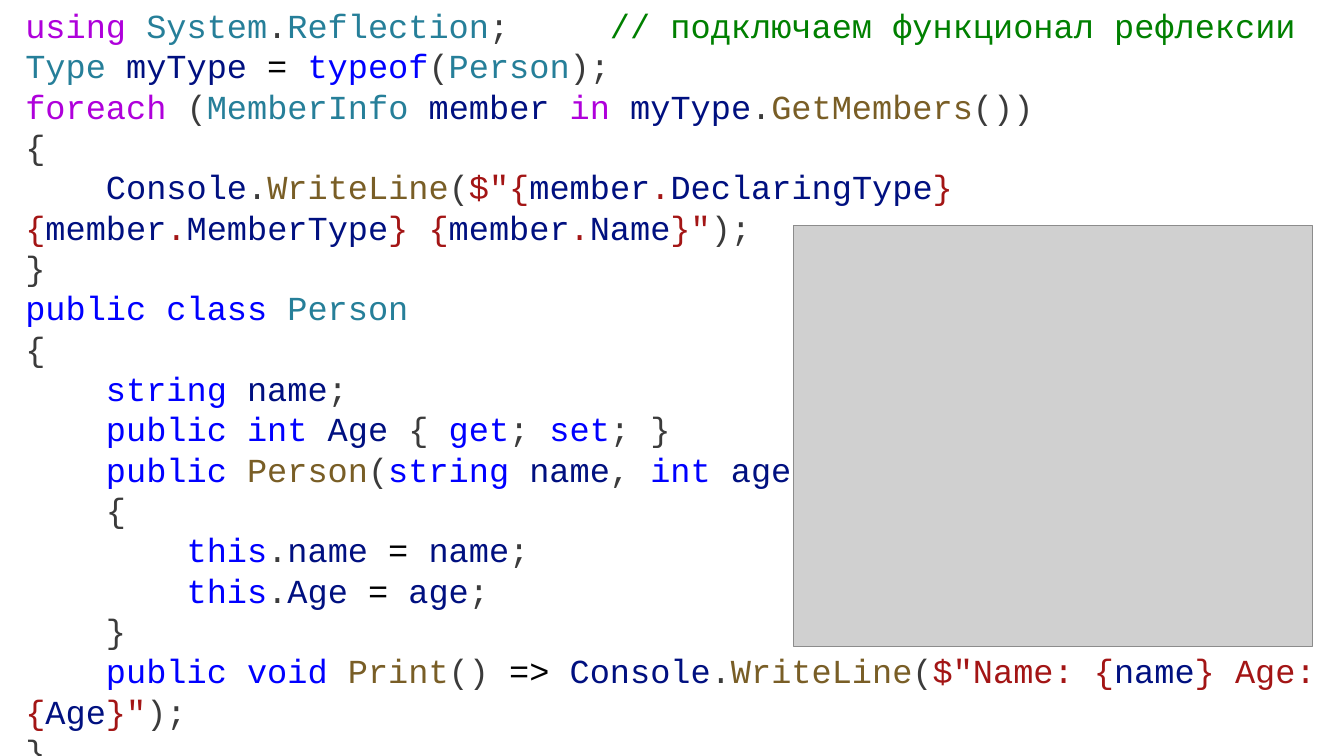
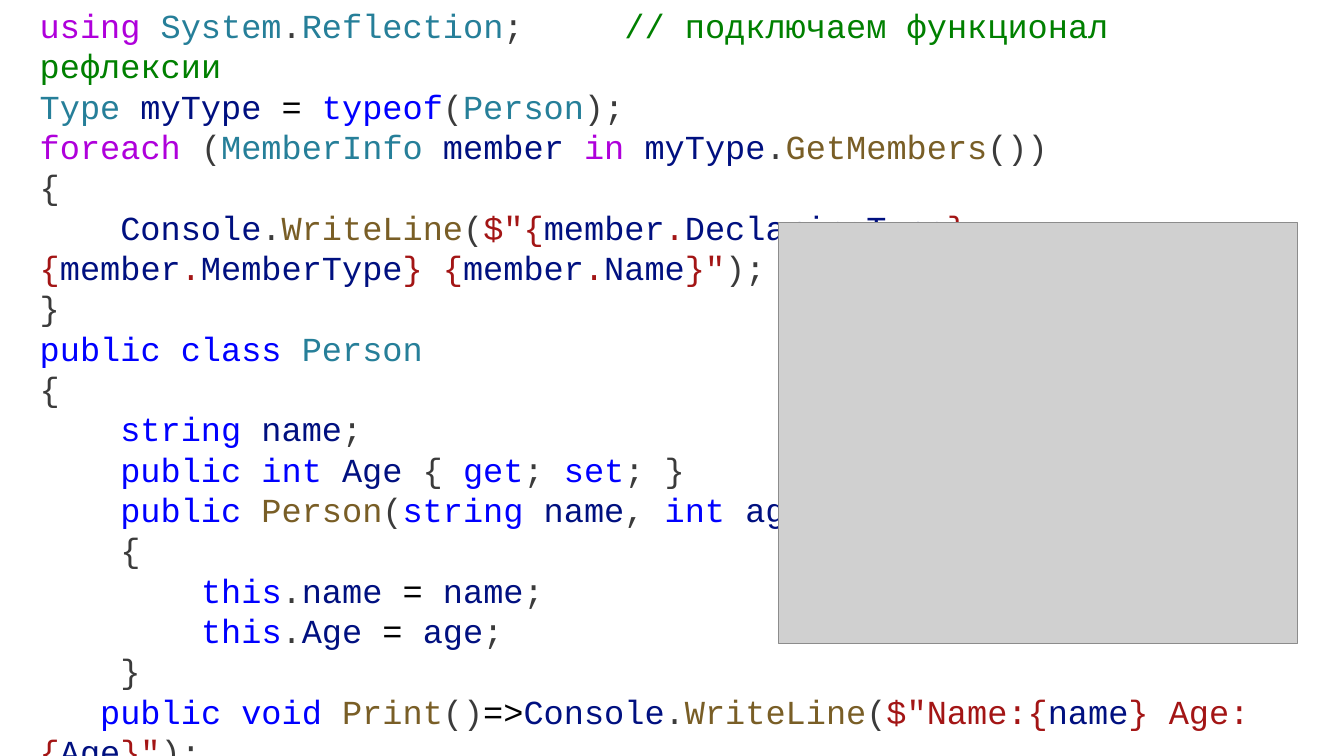
Before and after one commit to DaniilKlyukin/OOP-4, a slide deck: slide 7 of Лекции/ООП 1 лек 1.pptx. Drawn at 1344x756 pixels with LibreOffice and Linux fonts; fonts in the diff are those of the drawing; grey boxes stand for pictures. Boxes give left, top, right and bottom in pixels: in the first picture for what was removed or moved away, otherwise in the second. Text is boxed around its words. In the diff, an @@ line names an element or a change of style, - is before the commit and + after.

```diff
--- a/Лекции/ООП 1 лек 1.pptx
+++ b/Лекции/ООП 1 лек 1.pptx
@@ text "using System.Reflection; // подключаем функционал ...": place and size @@
-text "using System.Reflection; // подключаем функционал ..." at box(25, 14, 1316, 731)
+text "using System.Reflection; // подключаем функционал ..." at box(40, 14, 1250, 731)
@@ picture: place and size @@
-picture at box(793, 226, 1313, 646)
+picture at box(779, 223, 1299, 643)
@@ text at box(100, 699, 1250, 731): spaces changed @@
-public void Print() => Console.WriteLine($"Name: {name} Age: {Age}");
+public void Print()=>Console.WriteLine($"Name:{name} Age:{Age}");
```
Also in this commit, not shown: 25 other slides changed, 1 other file.
